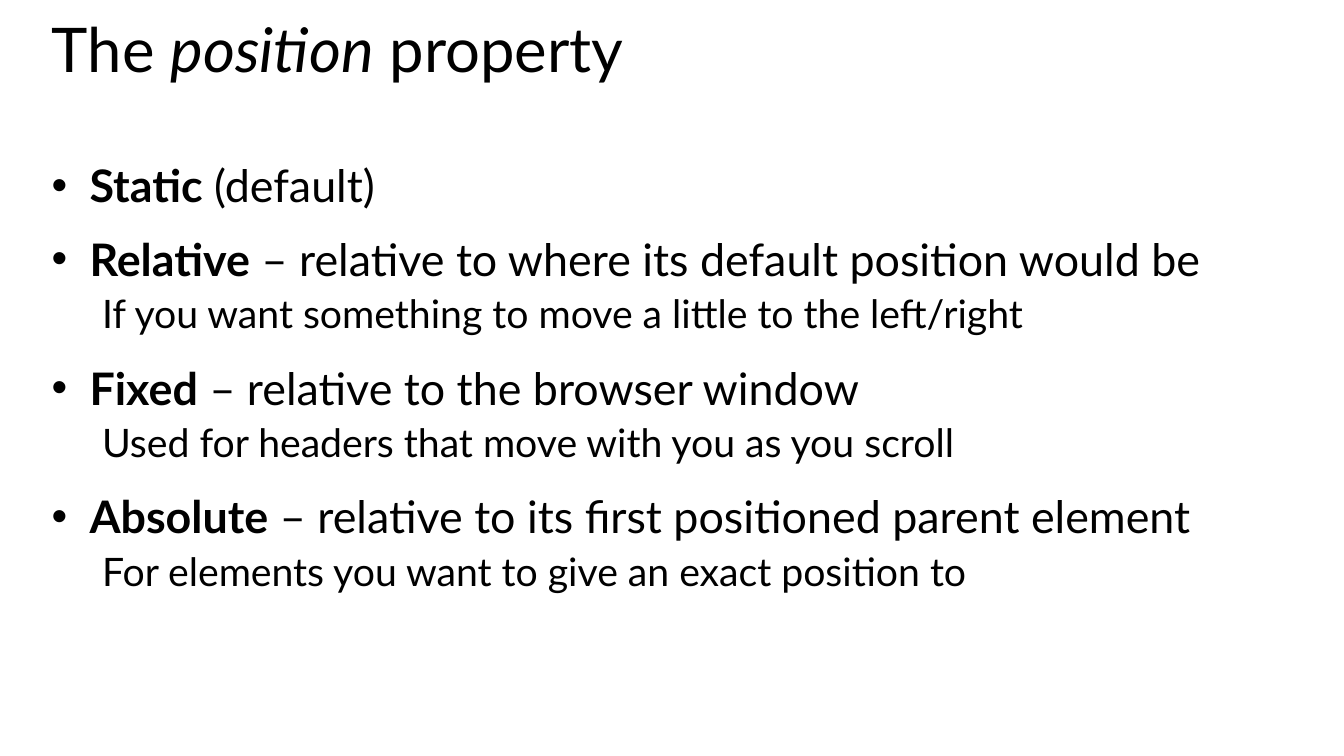
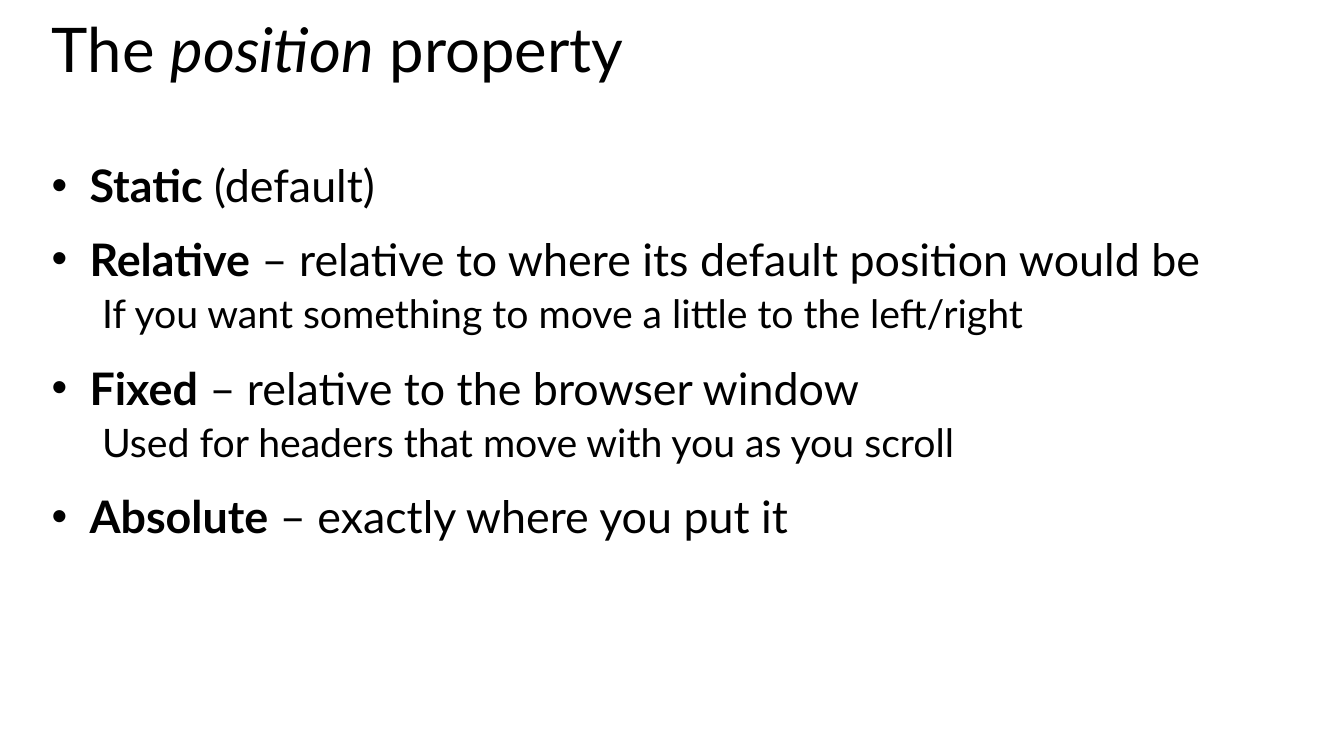
Before and after one commit to CharaD7/CSS-Style, a slide deck: slide 5 of Slides/Module 3.pptx. Drawn at 1344x756 pixels with LibreOffice and Linux fonts; fonts in the diff are those of the drawing. Boxes give left, top, right and bottom in pixels: in the first picture for what was removed or moved away, otherwise in the second. Text is boxed around its words. In the diff, an @@ line names an element or a change of style, - is before the commit and + after.

```diff
--- a/Slides/Module 3.pptx
+++ b/Slides/Module 3.pptx
@@ text at [90, 499, 788, 541]: text changed @@
-• Absolute – relative to its first positioned parent element
-  For elements you want to give an exact position to
+• Absolute – exactly where you put it
```
Also in this commit, not shown: 2 other slides changed, 1 slide added, 1 slide removed, 3 other files.
